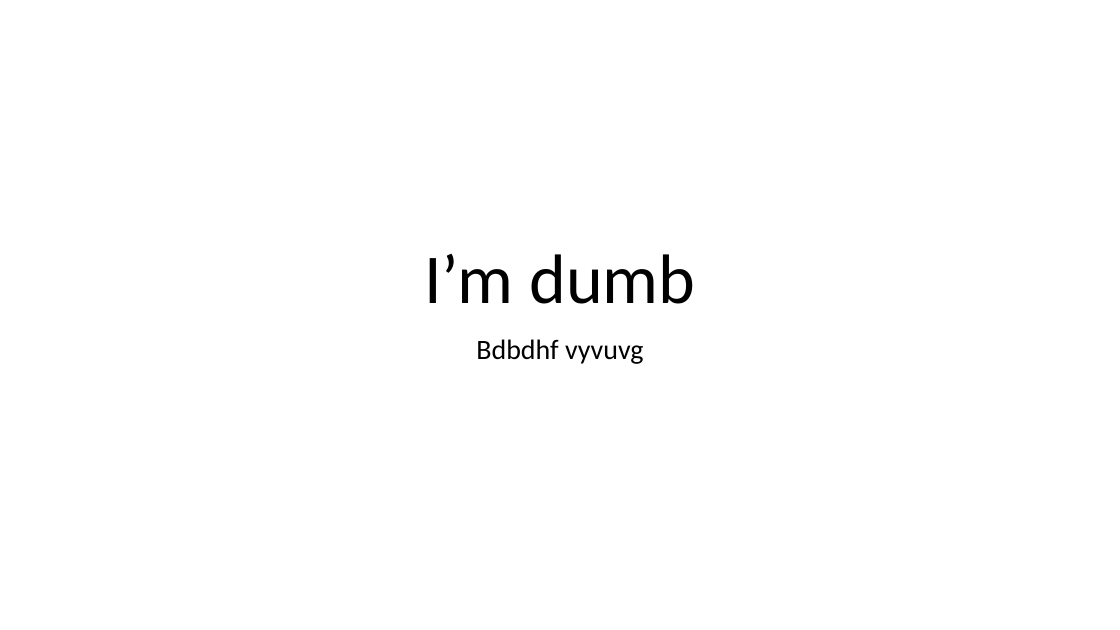
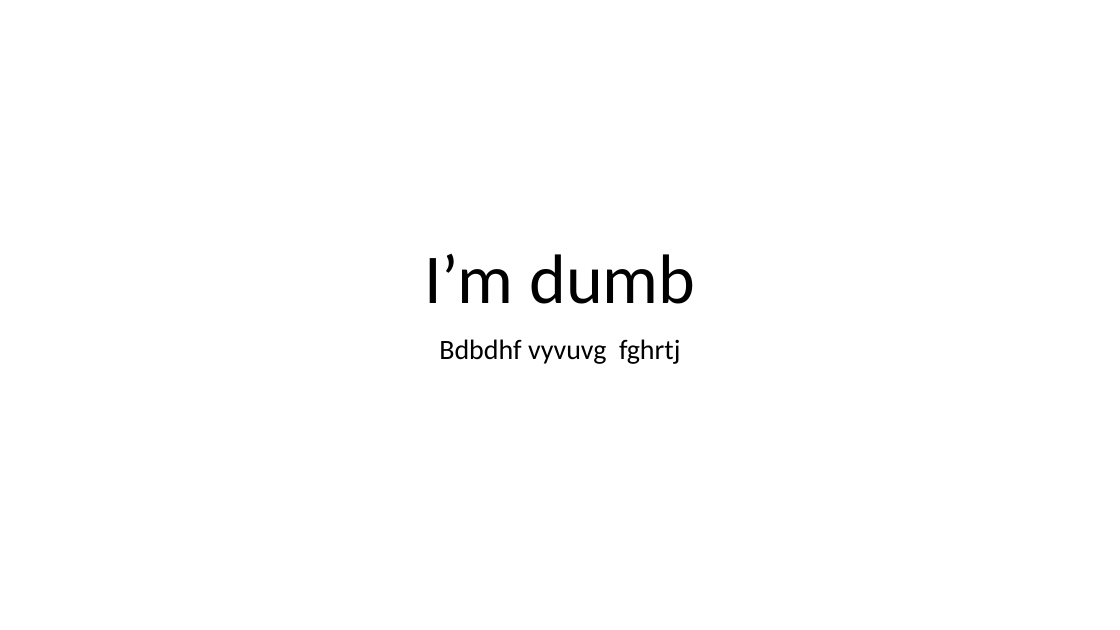
Before and after one commit to sanjanaprasad07/BSanjanaPrasad, a slide deck: slide 1 of myfile.pptx. Drawn at 1120x630 pixels with LibreOffice and Linux fonts; fonts in the diff are those of the drawing. Boxes give left, top, right and bottom in pixels: in the first picture for what was removed or moved away, otherwise in the second. Text is boxed around its words. In the diff, an @@ line names an element or a change of style, - is before the commit and + after.

Commit message:
new changes

```diff
--- a/myfile.pptx
+++ b/myfile.pptx
@@ subtitle at (x1=439, y1=339, x2=680, y2=364): text changed @@
-Bdbdhf vyvuvg
+Bdbdhf vyvuvg fghrtj
```
